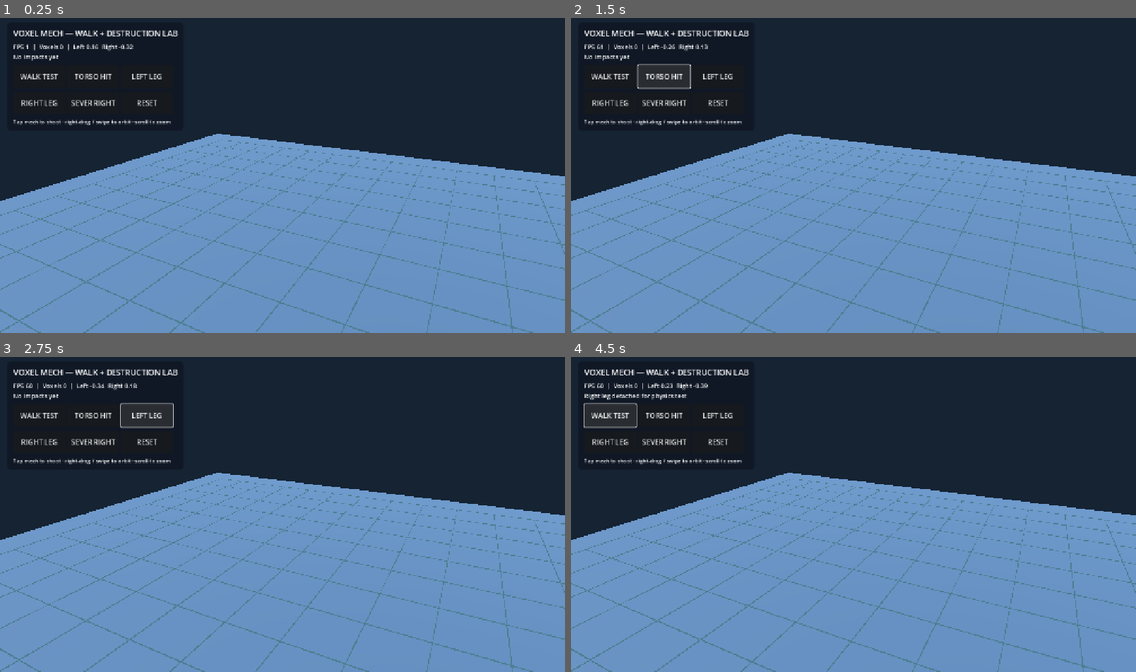
Above: before the commit, frames 1-4 (two rows, left to right).
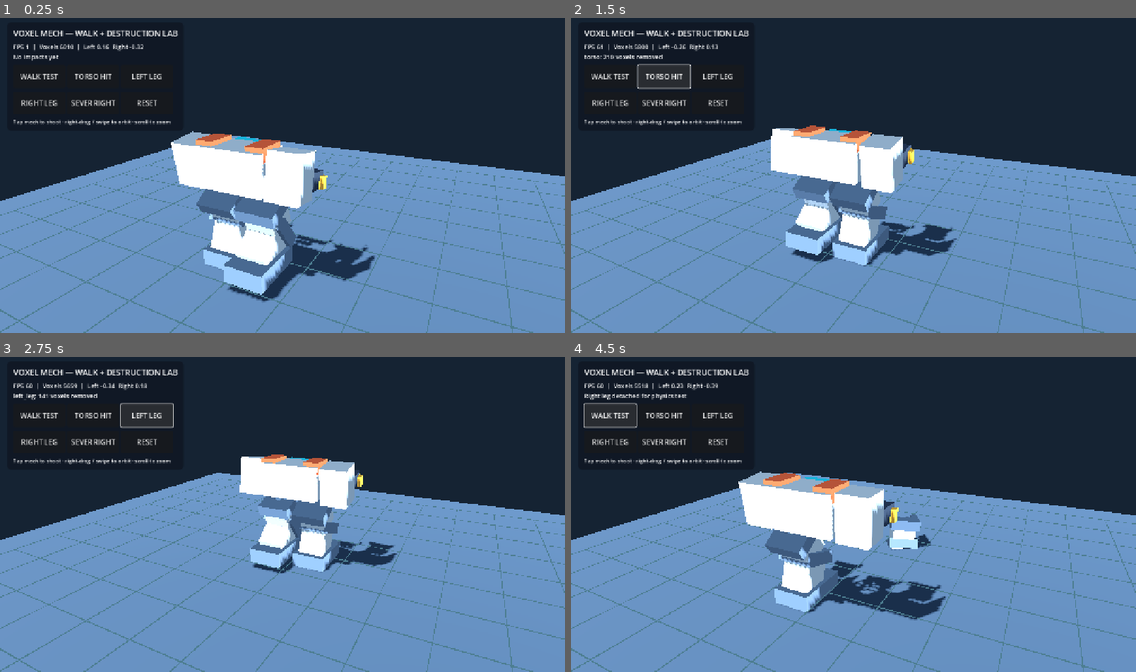
Above: after the commit, the same moments.

Repository: drag0nblad3/BtechMobile
Game: Godot game, scene res://scenes/voxel_mech_lab.tscn
The game is run twice, just before and just after one commit, with the same random seed, the same clock (stepped at 60 frames per second) and the same inputs. This scene is started directly instead of the project's main scene.
Inputs:
- Up to frame 1 (0.25 s): no input
- Up to frame 2 (1.5 s): click "WALK TEST" at 0.5 s; click "TORSO HIT" at 1.25 s
- Up to frame 3 (2.75 s): click "LEFT LEG" at 2 s
- Up to frame 4 (4.5 s): click "RIGHT LEG" at 2.75 s; click "SEVER RIGHT" at 3.5 s; click "WALK TEST" at 4.25 s

The runs differ from the first frame. In frame 1, 9.7% of the frame differs, in the area x 10-67%, y 8-91%; in frame 2, 8.4%; in frame 3, 6.2%; in frame 4, 9.0%.
Error before the commit: Parse Error: Cannot infer the type of "color" variable because the value doesn't have a set type. (res://src/view/units/voxel_part.gd:127)

Commit message:
Fix typed voxel palette color for GDScript 4.5

Diff:
--- a/src/view/units/voxel_part.gd
+++ b/src/view/units/voxel_part.gd
@@ -124,7 +124,7 @@
 	var quad: Array = QUADS[face]
 	var normal := Vector3(DIRECTIONS[face])
 	var shade := 1.08 if face == 2 else (0.80 if face == 3 else 0.94)
-	var color := PALETTE[material_id] * shade
+	var color: Color = PALETTE[material_id] * shade
 	for corner in [0, 1, 2, 0, 2, 3]:
 		vertices.append((Vector3(cell) + quad[corner]) * VOXEL_SIZE)
 		normals.append(normal)
